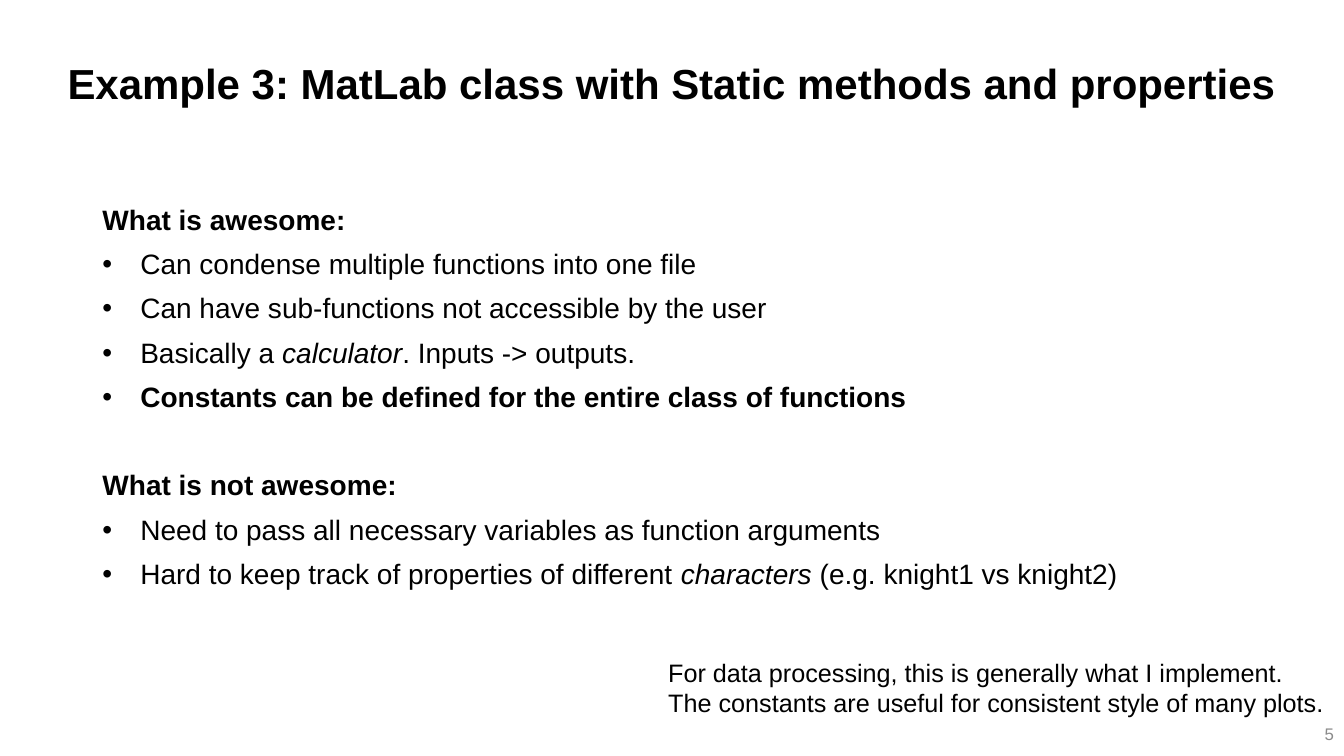
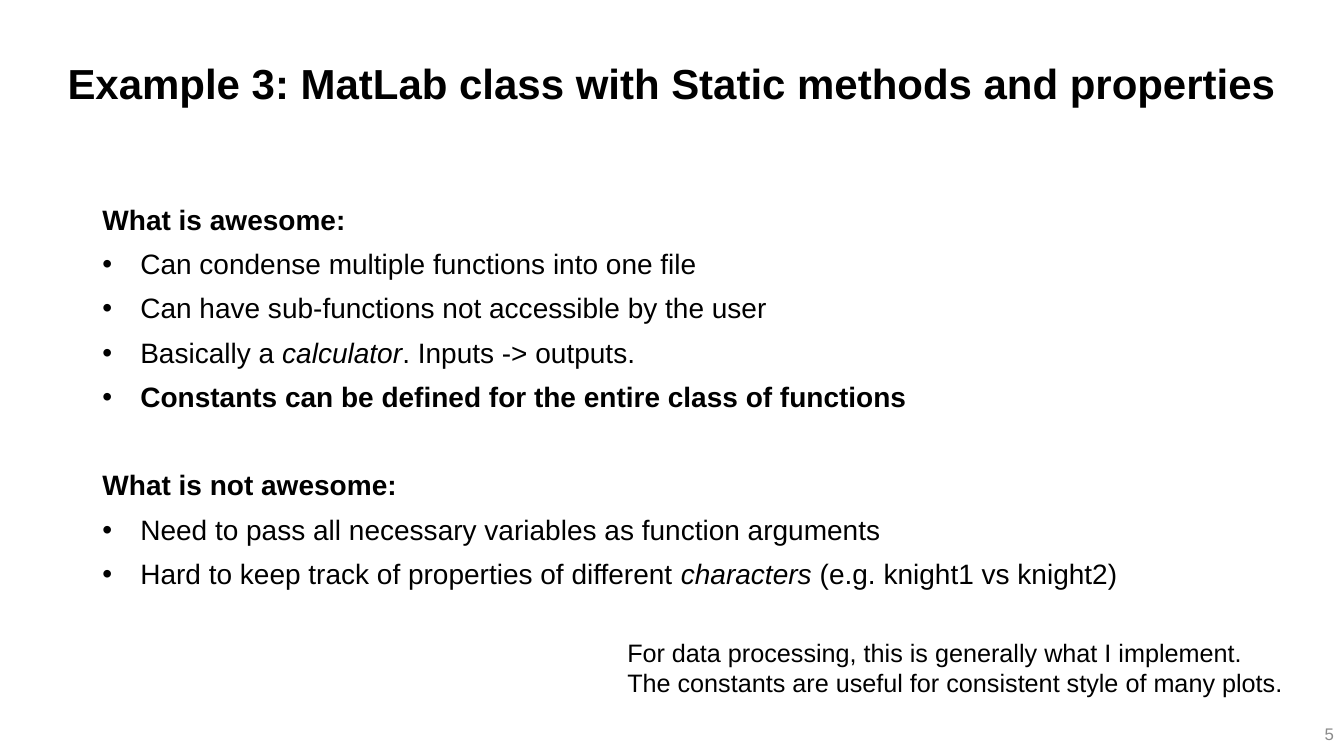
Before and after one commit to j-d-roth/tutorial_matlabClasses, a slide deck: slide 5 of introduction_matlabObjectOrientedProgramming.pptx. Drawn at 1344x756 pixels with LibreOffice and Linux fonts; fonts in the diff are those of the drawing. Boxes give left, top, right and bottom in pixels: in the first picture for what was removed or moved away, otherwise in the second. Text is boxed around its words. In the diff, an @@ line names an element or a change of style, - is before the commit and + after.

```diff
--- a/introduction_matlabObjectOrientedProgramming.pptx
+++ b/introduction_matlabObjectOrientedProgramming.pptx
@@ text "For data processing, this is ...": place and size @@
-text "For data processing, this is ..." at <box>668,663,1323,718</box>
+text "For data processing, this is ..." at <box>627,643,1282,698</box>
```
Also in this commit, not shown: 2 other slides changed.
